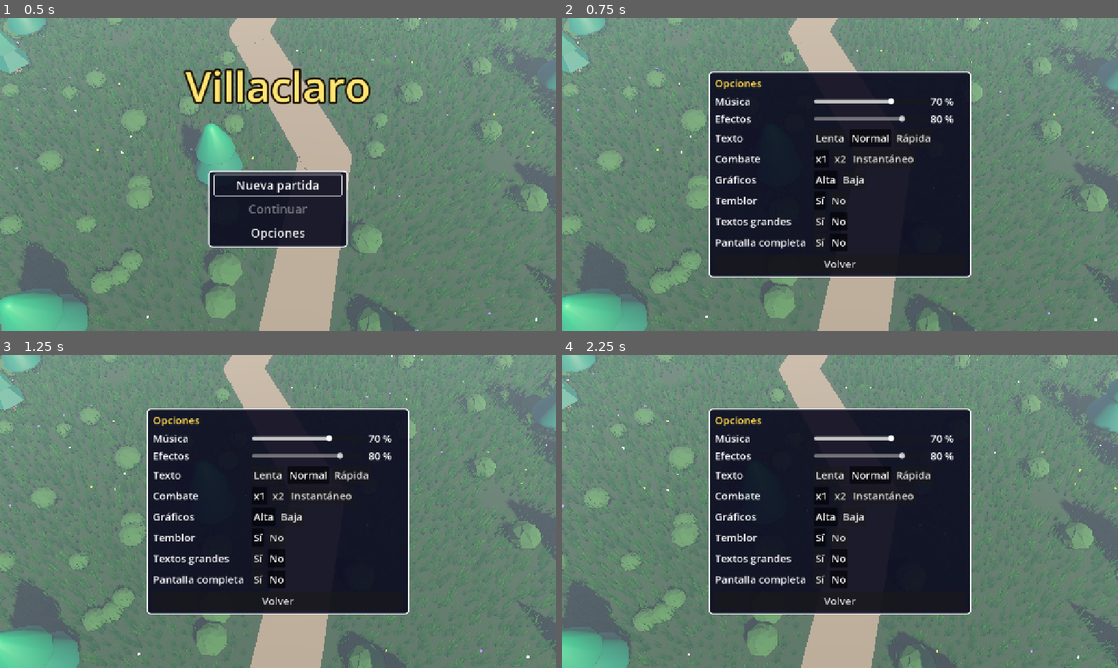
Above: before the commit, frames 1-4 (two rows, left to right).
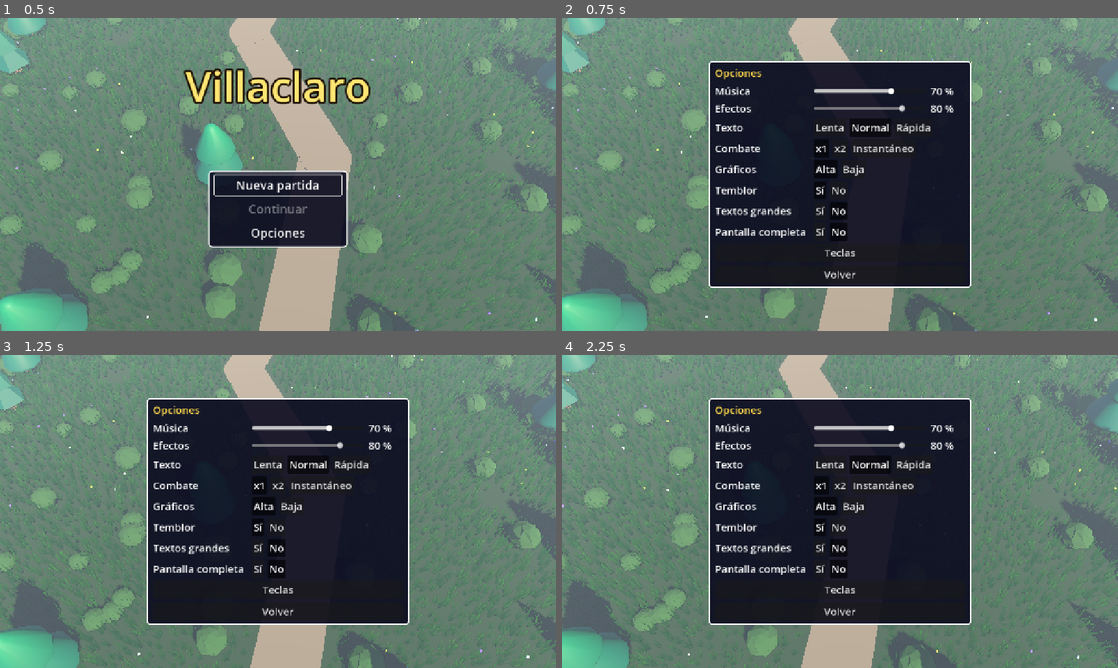
Above: after the commit, the same moments.

Repository: apergas/rpg-turnos
Game: Godot game, scene res://scenes/title/title.tscn
Two runs of this game, one before a commit and one after it. Both use one fixed random seed, a clock stepped at 60 frames per second and the inputs below.
Inputs (mouse positions are in pixels of both pictures, inside the frame that each line leads up to):
- Up to frame 1 (0.5 s): no input
- Up to frame 2 (0.75 s): click "Opciones" at 0.5 s
- Up to frame 3 (1.25 s): no input
- Up to frame 4 (2.25 s): click "Volver" at 1.25 s; move the mouse to (962, 495) at 2.02 s; hold Right (ui_right) from 2.03 s (still down); tap Keypad Enter at 2.1 s; click (962, 495) at 2.17 s

Frame 1 is identical in both runs. In frame 2, 9.1% of the frame differs, in the area x 26-74%, y 13-87%; in frame 3, 9.1%; in frame 4, 9.1%.

Commit message:
Read the keyboard through InputMap actions and let the player reassign them

Diff:
--- a/project.godot
+++ b/project.godot
@@ -23,6 +23,37 @@
 window/stretch/mode="canvas_items"
 window/stretch/aspect="expand"
 
+[input]
+
+move_up={
+"deadzone": 0.2,
+"events": [Object(InputEventKey,"physical_keycode":87), Object(InputEventKey,"physical_keycode":4194320)]
+}
+move_down={
+"deadzone": 0.2,
+"events": [Object(InputEventKey,"physical_keycode":83), Object(InputEventKey,"physical_keycode":4194322)]
+}
+move_left={
+"deadzone": 0.2,
+"events": [Object(InputEventKey,"physical_keycode":65), Object(InputEventKey,"physical_keycode":4194319)]
+}
+move_right={
+"deadzone": 0.2,
+"events": [Object(InputEventKey,"physical_keycode":68), Object(InputEventKey,"physical_keycode":4194321)]
+}
+accept={
+"deadzone": 0.2,
+"events": [Object(InputEventKey,"physical_keycode":4194309), Object(InputEventKey,"physical_keycode":4194310), Object(InputEventKey,"physical_keycode":32), Object(InputEventKey,"physical_keycode":69)]
+}
+cancel={
+"deadzone": 0.2,
+"events": [Object(InputEventKey,"physical_keycode":4194305), Object(InputEventKey,"physical_keycode":81), Object(InputEventKey,"physical_keycode":4194308), Object(InputEventKey,"physical_keycode":88)]
+}
+pause={
+"deadzone": 0.2,
+"events": [Object(InputEventKey,"physical_keycode":4194305), Object(InputEventKey,"physical_keycode":80)]
+}
+
 [physics]
 
 3d/physics_engine="Jolt Physics"
--- a/scripts/game/game_options.gd
+++ b/scripts/game/game_options.gd
@@ -28,6 +28,8 @@
 var camera_shake := true
 var fullscreen := false
 var large_text := false
+## What the player reassigned: KeyMap action -> key codes.
+var keys := {}
 
 
 ## Seconds per typed character of the battle messages; 0.0 shows them at once.
@@ -44,7 +46,7 @@
 func to_dict() -> Dictionary:
 	return {"music": music_volume, "sfx": sfx_volume, "text_speed": text_speed,
 		"combat_speed": combat_speed, "quality": quality, "camera_shake": camera_shake,
-		"fullscreen": fullscreen, "large_text": large_text}
+		"fullscreen": fullscreen, "large_text": large_text, "keys": keys}
 
 
 ## Options from a Dictionary read from disk; missing or wrong values keep the default.
@@ -68,4 +70,18 @@
 		options.fullscreen = data.fullscreen
 	if data.get("large_text") is bool:
 		options.large_text = data.large_text
+	options.keys = _valid_keys(data.get("keys"))
 	return options
+
+
+## Only known actions with at least one key, and every key a number.
+static func _valid_keys(saved: Variant) -> Dictionary:
+	var valid := {}
+	if not saved is Dictionary:
+		return valid
+	for action: Variant in saved:
+		var codes: Variant = saved[action]
+		if action in KeyMap.ACTIONS and codes is Array and not codes.is_empty() \
+				and codes.all(func(code: Variant) -> bool: return code is float):
+			valid[action] = codes
+	return valid
--- /dev/null
+++ b/scripts/game/key_map.gd
@@ -0,0 +1,96 @@
+class_name KeyMap extends RefCounted
+## The keyboard actions of the game (their defaults are in project.godot) and the rules for
+## reassigning them. Reassigning replaces an action's first key and keeps the others, so the
+## arrows or E stay until they are reassigned themselves. A key belongs to one action: taking
+## it from another is refused if it is that action's only key. Only what the player changed
+## goes in GameOptions.keys. The built-in ui_* actions follow these, so the menus take the
+## same keys. Pure: only touches the InputMap singleton.
+
+const MOVE_UP := "move_up"
+const MOVE_DOWN := "move_down"
+const MOVE_LEFT := "move_left"
+const MOVE_RIGHT := "move_right"
+const ACCEPT := "accept"
+const CANCEL := "cancel"
+const PAUSE := "pause"
+const ACTIONS: Array[String] = [MOVE_UP, MOVE_DOWN, MOVE_LEFT, MOVE_RIGHT, ACCEPT, CANCEL, PAUSE]
+## What the Teclas page calls each action.
+const NAMES := {MOVE_UP: "Arriba", MOVE_DOWN: "Abajo", MOVE_LEFT: "Izquierda",
+	MOVE_RIGHT: "Derecha", ACCEPT: "Aceptar", CANCEL: "Cancelar", PAUSE: "Pausa"}
+## The built-in action that follows each one.
+const UI_ACTIONS := {MOVE_UP: "ui_up", MOVE_DOWN: "ui_down", MOVE_LEFT: "ui_left",
+	MOVE_RIGHT: "ui_right", ACCEPT: "ui_accept", CANCEL: "ui_cancel"}
+const ONLY_KEY := "Esa tecla es la única de «%s»."
+
+
+## The project's keys, with the player's changes over them.
+static func apply(overrides: Dictionary) -> void:
+	InputMap.load_from_project_settings()
+	for action: String in overrides:
+		_set_keys(action, overrides[action])
+	_follow_in_menus()
+
+
+## Gives code to action in overrides and on the InputMap. Returns why it can't ("" if done).
+static func assign(overrides: Dictionary, action: String, code: int) -> String:
+	for other in ACTIONS:
+		if other != action and keys_of(other) == [code]:
+			return ONLY_KEY % NAMES[other]
+	for other in ACTIONS:
+		var keys := keys_of(other)
+		if other != action and code in keys:
+			keys.erase(code)
+			overrides[other] = keys
+			_set_keys(other, keys)
+	var mine := keys_of(action)
+	if code in mine:
+		mine.erase(code)
+		mine.push_front(code)
+	else:
+		mine[0] = code
+	overrides[action] = mine
+	_set_keys(action, mine)
+	_follow_in_menus()
+	return ""
+
+
+## The key codes of action, first one first.
+static func keys_of(action: String) -> Array[int]:
+	var codes: Array[int] = []
+	for event in InputMap.action_get_events(action):
+		var key := event as InputEventKey
+		if key != null:
+			codes.append(int(key.physical_keycode))
+	return codes
+
+
+## "W, Up", for the Teclas page.
+static func keys_text(action: String) -> String:
+	var names := PackedStringArray()
+	for code in keys_of(action):
+		names.append(OS.get_keycode_string(code))
+	return ", ".join(names)
+
+
+## The name of the first key of action, for the map's prompts.
+static func first_key_name(action: String) -> String:
+	var codes := keys_of(action)
+	return OS.get_keycode_string(codes[0]) if not codes.is_empty() else ""
+
+
+static func _set_keys(action: String, codes: Array) -> void:
+	InputMap.action_erase_events(action)
+	for code: Variant in codes:
+		var event := InputEventKey.new()
+		event.physical_keycode = int(code) as Key
+		InputMap.action_add_event(action, event)
+
+
+static func _follow_in_menus() -> void:
+	for action: String in UI_ACTIONS:
+		var ui: String = UI_ACTIONS[action]
+		for event in InputMap.action_get_events(ui):
+			if event is InputEventKey:
+				InputMap.action_erase_event(ui, event)
+		for event in InputMap.action_get_events(action):
+			InputMap.action_add_event(ui, event)
--- a/scripts/title/title_screen.gd
+++ b/scripts/title/title_screen.gd
@@ -58,6 +58,7 @@
 	_autoplay_save = _autoplay and args.has("--autoplay-save")
 	_options = SaveStore.load_options()
 	DisplaySettings.apply(get_window(), _options)
+	KeyMap.apply(_options.keys)
 	_audio = AudioDirector.new()
 	add_child(_audio)
 	_audio.set_volumes(_options.music_volume, _options.sfx_volume)
--- a/scripts/ui/battle_hud.gd
+++ b/scripts/ui/battle_hud.gd
@@ -271,23 +271,22 @@
 	var key := event as InputEventKey
 	if _page == Page.NONE or key == null or not key.pressed:
 		return
-	match key.physical_keycode:
-		KEY_W, KEY_UP:
-			_move(-1)
-		KEY_S, KEY_DOWN:
-			_move(1)
-		KEY_A, KEY_LEFT:
-			_aim(-1)
-		KEY_D, KEY_RIGHT:
-			_aim(1)
-		KEY_ENTER, KEY_KP_ENTER, KEY_SPACE, KEY_E:
-			if not key.echo:
-				_accept()
-		KEY_ESCAPE, KEY_Q, KEY_BACKSPACE, KEY_X:
-			if not key.echo:
-				_back()
-		_:
-			return
+	if key.is_action(KeyMap.MOVE_UP):
+		_move(-1)
+	elif key.is_action(KeyMap.MOVE_DOWN):
+		_move(1)
+	elif key.is_action(KeyMap.MOVE_LEFT):
+		_aim(-1)
+	elif key.is_action(KeyMap.MOVE_RIGHT):
+		_aim(1)
+	elif key.is_action(KeyMap.ACCEPT):
+		if not key.echo:
+			_accept()
+	elif key.is_action(KeyMap.CANCEL):
+		if not key.echo:
+			_back()
+	else:
+		return
 	get_viewport().set_input_as_handled()
 
 
@@ -297,10 +296,7 @@
 	var click := mouse != null and mouse.pressed and mouse.button_index == MOUSE_BUTTON_LEFT
 	match _page:
 		Page.NONE:
-			var key := event as InputEventKey
-			var e_key := key != null and key.pressed and not key.echo \
-				and key.physical_keycode == KEY_E
-			if click or e_key or event.is_action_pressed("ui_accept"):
+			if click or event.is_action_pressed(KeyMap.ACCEPT):
 				_advance_requested = true
 		Page.SPELLS, Page.ITEMS:
 			# A click on a grey row (it lets clicks through) keeps the list open, so the
--- /dev/null
+++ b/scripts/ui/keys_panel.gd
@@ -0,0 +1,118 @@
+class_name KeysPanel extends VBoxContainer
+## The Teclas page of the options: one row per action with its keys. Pressing a row waits
+## for the new key (a click cancels), which replaces the first key of that action; a key that
+## can't change hands says why. Restablecer goes back to the project's keys. The rules are
+## KeyMap's. Call setup() before adding it to the tree.
+
+signal closed
+
+const FONT_SIZE := 24
+const NAME_WIDTH := 160.0
+const KEYS_WIDTH := 400.0
+const WAITING := "Pulsa una tecla..."
+
+var _options: GameOptions
+var _audio: AudioDirector
+var _buttons := {}
+var _message: Label
+## The action waiting for its new key ("" for none).
+var _waiting := ""
+
+
+func setup(options: GameOptions, audio: AudioDirector) -> void:
+	_options = options
+	_audio = audio
+
+
+func _ready() -> void:
+	add_theme_constant_override("separation", 6)
+	add_child(_label("Teclas", UiStyle.TITLE_COLOR))
+	for action in KeyMap.ACTIONS:
+		var row := HBoxContainer.new()
+		row.add_theme_constant_override("separation", 8)
+		add_child(row)
+		var name_label := _label(KeyMap.NAMES[action], Color.WHITE)
+		name_label.custom_minimum_size.x = NAME_WIDTH
+		row.add_child(name_label)
+		var button := _button("")
+		button.custom_minimum_size.x = KEYS_WIDTH
+		button.pressed.connect(_listen.bind(action))
+		row.add_child(button)
+		_buttons[action] = button
+	_message = _label("", Color.WHITE)
+	_message.hide()
+	add_child(_message)
+	var reset := _button("Restablecer")
+	reset.pressed.connect(_reset)
+	add_child(reset)
+	var back := _button("Volver")
+	back.pressed.connect(func() -> void: closed.emit())
+	add_child(back)
+	_refresh()
+
+
+func focus_first() -> void:
+	(_buttons[KeyMap.ACTIONS[0]] as Button).grab_focus()
+
+
+## Before the buttons and the menus see it, the next key press or click belongs to the row.
+func _input(event: InputEvent) -> void:
+	if _waiting == "":
+		return
+	var click: bool = event is InputEventMouseButton and event.pressed
+	var key := event as InputEventKey
+	if not click and (key == null or not key.pressed or key.echo):
+		return
+	get_viewport().set_input_as_handled()
+	var action := _waiting
+	_waiting = ""
+	if click or key.physical_keycode == KEY_NONE:
+		_refresh()
+		return
+	_say(KeyMap.assign(_options.keys, action, int(key.physical_keycode)))
+	_refresh()
+	if _audio:
+		_audio.play_sfx(SfxLibrary.ACCEPT)
+
+
+func _listen(action: String) -> void:
+	_waiting = action
+	_say("")
+	(_buttons[action] as Button).text = WAITING
+	if _audio:
+		_audio.play_sfx(SfxLibrary.CURSOR)
+
+
+func _reset() -> void:
+	_options.keys.clear()
+	KeyMap.apply(_options.keys)
+	_say("")
+	_refresh()
+	if _audio:
+		_audio.play_sfx(SfxLibrary.ACCEPT)
+
+
+func _refresh() -> void:
+	for action: String in _buttons:
+		(_buttons[action] as Button).text = KeyMap.keys_text(action)
+
+
+func _say(text: String) -> void:
+	_message.text = text
+	_message.visible = text != ""
+
+
+func _button(text: String) -> Button:
+	var button := Button.new()
+	button.text = text
+	button.alignment = HORIZONTAL_ALIGNMENT_LEFT
+	button.add_theme_font_size_override("font_size", FONT_SIZE)
+	return button
+
+
+func _label(text: String, color: Color) -> Label:
+	var label := Label.new()
+	label.text = text
+	label.add_theme_font_size_override("font_size", FONT_SIZE)
+	label.add_theme_color_override("font_color", color)
+	return label
--- a/scripts/ui/options_panel.gd
+++ b/scripts/ui/options_panel.gd
@@ -1,9 +1,9 @@
 class_name OptionsPanel extends VBoxContainer
 ## Options page shared by the title screen and the pause menu: music and effects volume
 ## (sliders, 0-100 % in steps of 10), text speed, combat speed, graphics quality, camera
-## shake, large text and, on desktop, fullscreen. Changes apply at once; "Volver" (or back())
-## saves them with SaveStore and emits closed. The rows scroll when the screen is short.
-## Call setup() before adding it to the tree.
+## shake, large text, on desktop fullscreen, and Teclas (KeysPanel). Changes apply at once;
+## "Volver" (or back()) saves them with SaveStore and emits closed. The rows scroll when the
+## screen is short. Call setup() before adding it to the tree.
 
 signal closed
 
@@ -23,6 +23,8 @@
 var _music_value: Label
 var _sfx_value: Label
 var _back_button: Button
+var _keys_button: Button
+var _keys_panel: KeysPanel
 
 
 func setup(options: GameOptions, audio: AudioDirector) -> void:
@@ -62,9 +64,17 @@
 			func(i: int) -> void:
 				_options.fullscreen = i == 0
 				_apply_display())
+	_keys_button = _button("Teclas")
+	_keys_button.pressed.connect(_open_keys)
+	_rows.add_child(_keys_button)
 	_back_button = _button("Volver")
 	_back_button.pressed.connect(back)
 	_main.add_child(_back_button)
+	_keys_panel = KeysPanel.new()
+	_keys_panel.setup(_options, _audio)
+	_keys_panel.closed.connect(_close_keys)
+	_keys_panel.hide()
+	add_child(_keys_panel)
 	_update_values()
 
 
@@ -72,8 +82,11 @@
 	_music_slider.grab_focus()
 
 
-## Saves the options and closes the page.
+## Saves the options and closes the page (from Teclas: back to the options first).
 func back() -> void:
+	if _keys_panel.visible:
+		_close_keys()
+		return
 	SaveStore.save_options(_options)
 	if _audio:
 		_audio.play_sfx(SfxLibrary.CANCEL)
@@ -96,6 +109,22 @@
 	if _audio:
 		_audio.set_volumes(_options.music_volume, _options.sfx_volume)
 	_update_values()
+
+
+func _open_keys() -> void:
+	_main.hide()
+	_keys_panel.show()
+	_keys_panel.focus_first()
+	if _audio:
+		_audio.play_sfx(SfxLibrary.ACCEPT)
+
+
+func _close_keys() -> void:
+	_keys_panel.hide()
+	_main.show()
+	_keys_button.grab_focus()
+	if _audio:
+		_audio.play_sfx(SfxLibrary.CANCEL)
 
 
 func _apply_display() -> void:
--- a/scripts/ui/pause_menu.gd
+++ b/scripts/ui/pause_menu.gd
@@ -166,15 +166,12 @@
 
 
 func _unhandled_input(event: InputEvent) -> void:
-	var key := event as InputEventKey
-	if key == null or not key.pressed or key.echo:
-		return
-	if key.physical_keycode != KEY_ESCAPE and key.physical_keycode != KEY_P:
-		return
 	if not is_open():
-		if available:
+		if available and event.is_action_pressed(KeyMap.PAUSE):
 			get_viewport().set_input_as_handled()
 			open()
+		return
+	if not (event.is_action_pressed(KeyMap.PAUSE) or event.is_action_pressed(KeyMap.CANCEL)):
 		return
 	get_viewport().set_input_as_handled()
 	match _page:
--- a/scripts/world/player.gd
+++ b/scripts/world/player.gd
@@ -118,19 +118,11 @@
 func _wanted_direction() -> Vector3:
 	if _autoplay:
 		return _route_direction()
-	var keys := Vector2.ZERO
-	if Input.is_physical_key_pressed(KEY_A) or Input.is_physical_key_pressed(KEY_LEFT):
-		keys.x -= 1.0
-	if Input.is_physical_key_pressed(KEY_D) or Input.is_physical_key_pressed(KEY_RIGHT):
-		keys.x += 1.0
-	if Input.is_physical_key_pressed(KEY_W) or Input.is_physical_key_pressed(KEY_UP):
-		keys.y -= 1.0
-	if Input.is_physical_key_pressed(KEY_S) or Input.is_physical_key_pressed(KEY_DOWN):
-		keys.y += 1.0
+	var keys := Input.get_vector(KeyMap.MOVE_LEFT, KeyMap.MOVE_RIGHT, KeyMap.MOVE_UP,
+		KeyMap.MOVE_DOWN)
 	if keys == Vector2.ZERO:
 		return _target_direction()
 	move_target = null
-	keys = keys.normalized()
 	# The camera sits south of the player looking north: screen up is -Z, right is +X.
 	return Vector3(keys.x, 0.0, keys.y)
 
--- a/scripts/world/world.gd
+++ b/scripts/world/world.gd
@@ -88,16 +88,16 @@
 const PORTAL := "portal"
 const BOARD := "board"
 const PROMPTS := {
-	TALK: "Enter o toca: hablar",
-	NPC: "Enter o toca: hablar",
-	SHOP: "Enter o toca: comprar",
-	INN: "Enter o toca: hablar",
-	CHEST: "Enter o toca: abrir",
-	LEVER: "Enter o toca: tirar",
-	KEY: "Enter o toca: coger",
-	DOOR: "Enter o toca: abrir",
-	PORTAL: "Enter o toca: volver",
-	BOARD: "Enter o toca: leer",
+	TALK: "%s o toca: hablar",
+	NPC: "%s o toca: hablar",
+	SHOP: "%s o toca: comprar",
+	INN: "%s o toca: hablar",
+	CHEST: "%s o toca: abrir",
+	LEVER: "%s o toca: tirar",
+	KEY: "%s o toca: coger",
+	DOOR: "%s o toca: abrir",
+	PORTAL: "%s o toca: volver",
+	BOARD: "%s o toca: leer",
 }
 ## ZoneData.npcs kinds -> use kinds.
 const NPC_KINDS := {"quest": TALK, "npc": NPC, "shop": SHOP, "inn": INN, "board": BOARD}
@@ -272,7 +272,7 @@
 	var near := _nearest_use(pos)
 	_prompt.visible = not near.is_empty()
 	if _prompt.visible:
-		_prompt.text = PROMPTS[near.kind]
+		_prompt.text = PROMPTS[near.kind] % KeyMap.first_key_name(KeyMap.ACCEPT)
 	if not near.is_empty() and near == _use_on_arrival:
 		_use_on_arrival = {}
 		_player.move_target = null
@@ -1028,7 +1028,7 @@
 	_notice = _label()
 	_notice_window.add_child(_notice)
 	_prompt = _label()
-	_prompt.text = PROMPTS[TALK]
+	_prompt.text = PROMPTS[TALK] % KeyMap.first_key_name(KeyMap.ACCEPT)
 	_prompt.add_theme_color_override("font_outline_color", Color.BLACK)
 	_prompt.add_theme_constant_override("outline_size", 8)
 	_ui.add_child(_prompt)
Not shown, added: scripts/game/key_map.gd.uid
Not shown, added: scripts/ui/keys_panel.gd.uid
